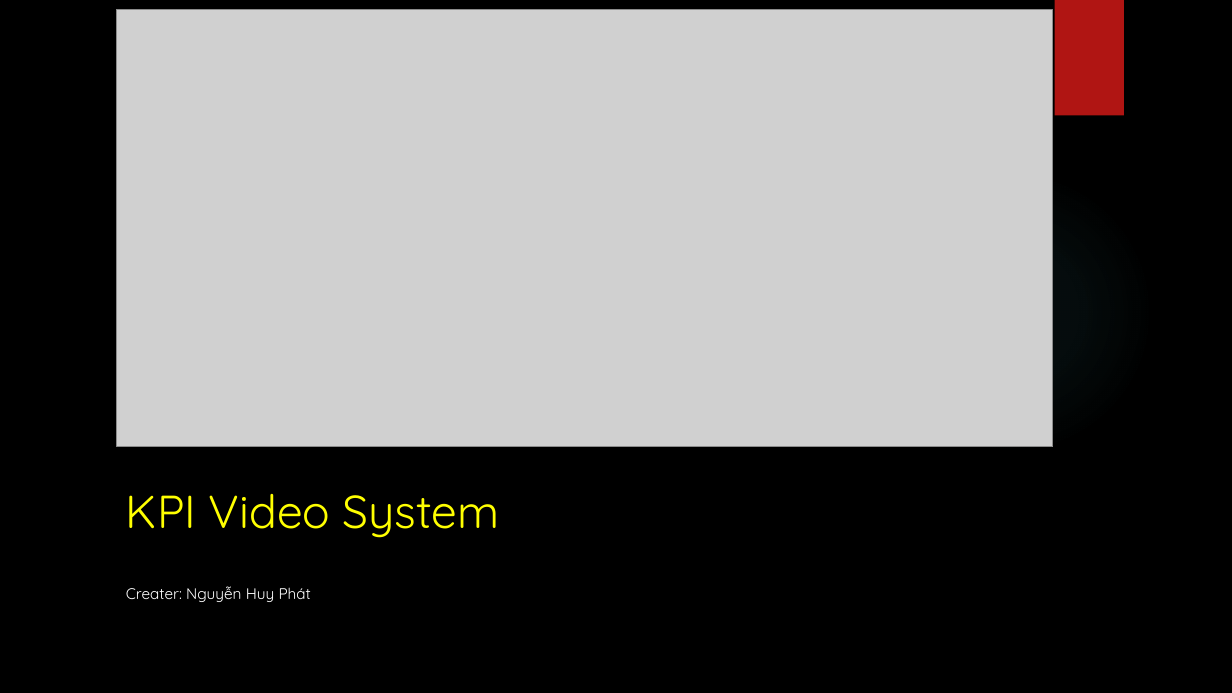
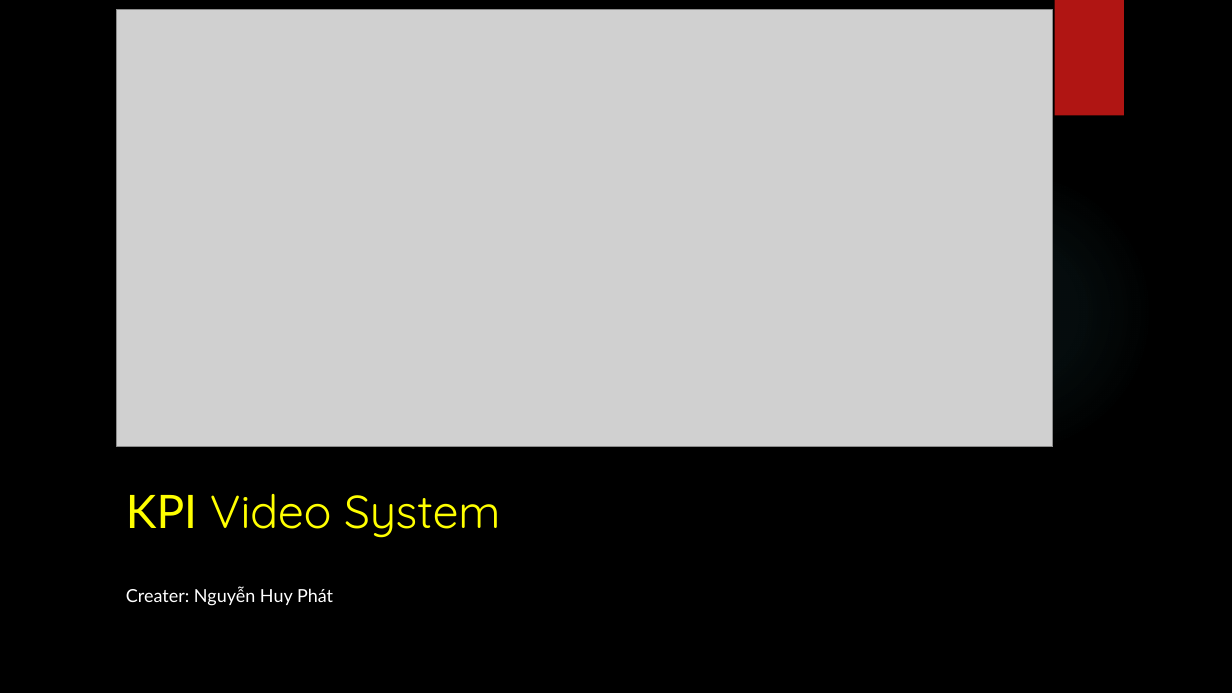
Before and after one commit to PhatBK/videojs-event-tracking-plugin, a slide deck: slide 1 of serminal/slides.pptx. Drawn at 1232x693 pixels with LibreOffice and Linux fonts; fonts in the diff are those of the drawing; grey boxes stand for pictures; background and template pictures are left out. Boxes give left, top, right and bottom in pixels: in the first picture for what was removed or moved away, otherwise in the second. Text is boxed around its words. In the diff, an @@ line names an element or a change of style, - is before the commit and + after.

```diff
--- a/serminal/slides.pptx
+++ b/serminal/slides.pptx
@@ title "KPI Video System" at box(126, 494, 501, 538): font Quicksand to Lato in "KPI" @@
@@ text "Creater: Nguyễn Huy Phát" at box(126, 586, 333, 606): size 12 to 14 pt, font Quicksand to Lato @@
```
Also in this commit, not shown: 9 other slides changed, 5 slides added, 1 slide removed.
